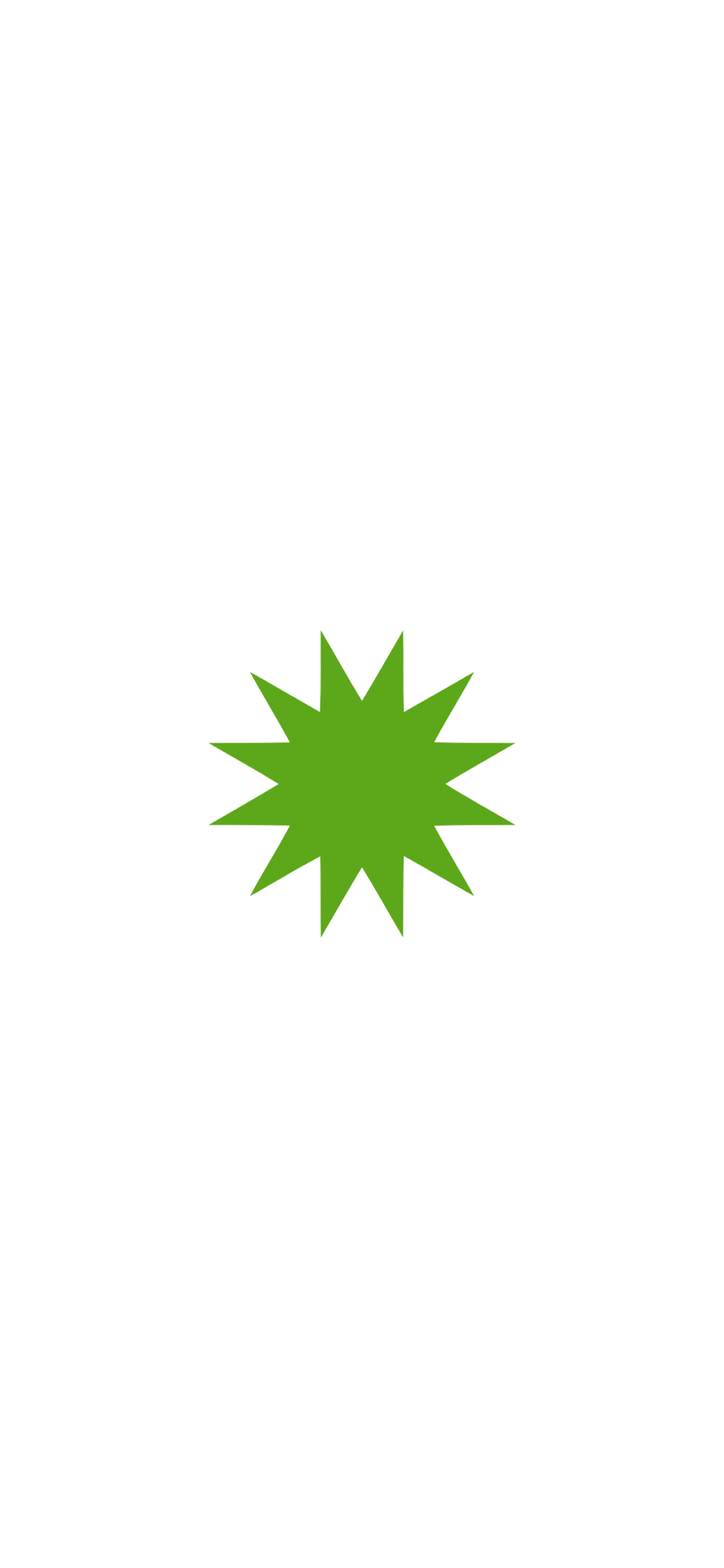
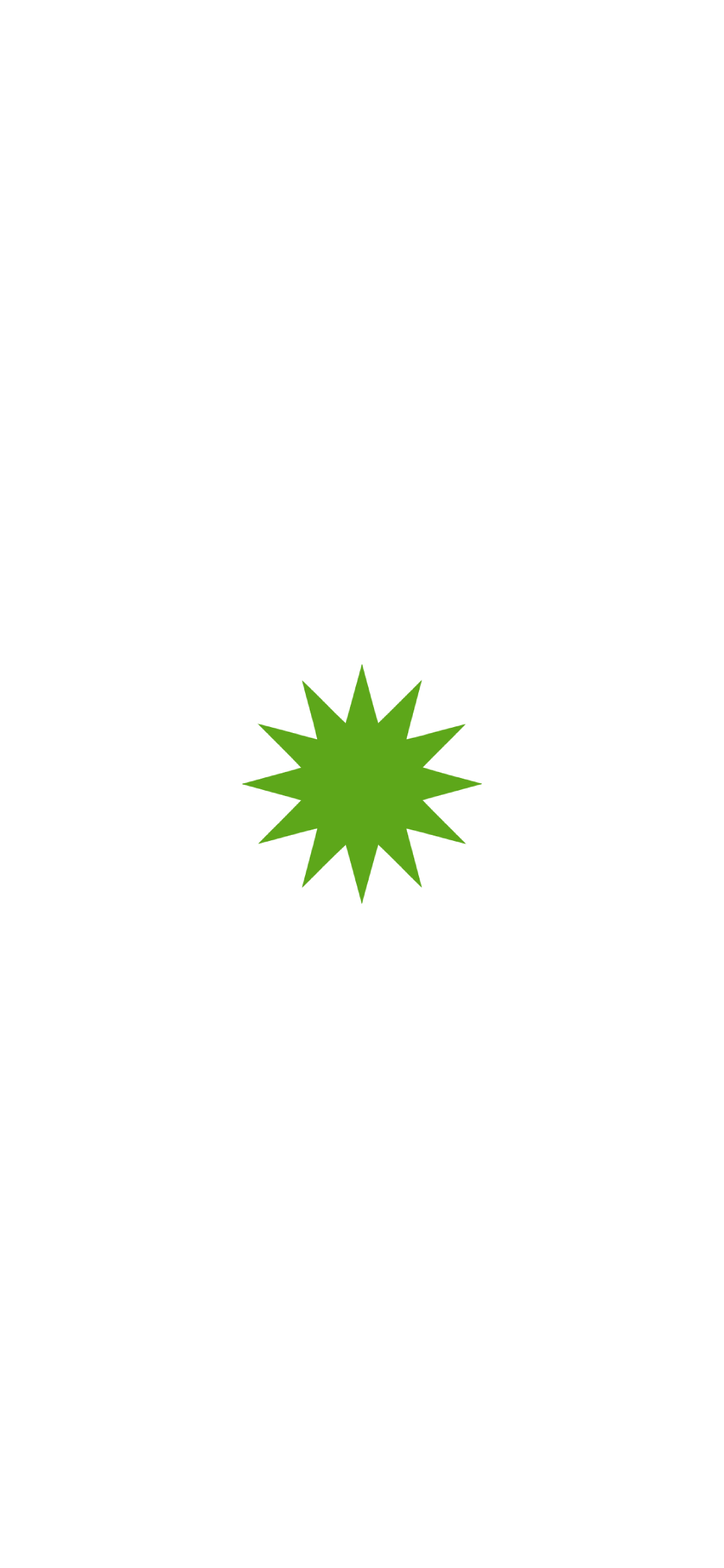
Two versions of the same layered image (724x1568). Layer-by-layer changes:
painted on "destiny" over box(207, 629, 516, 939)
